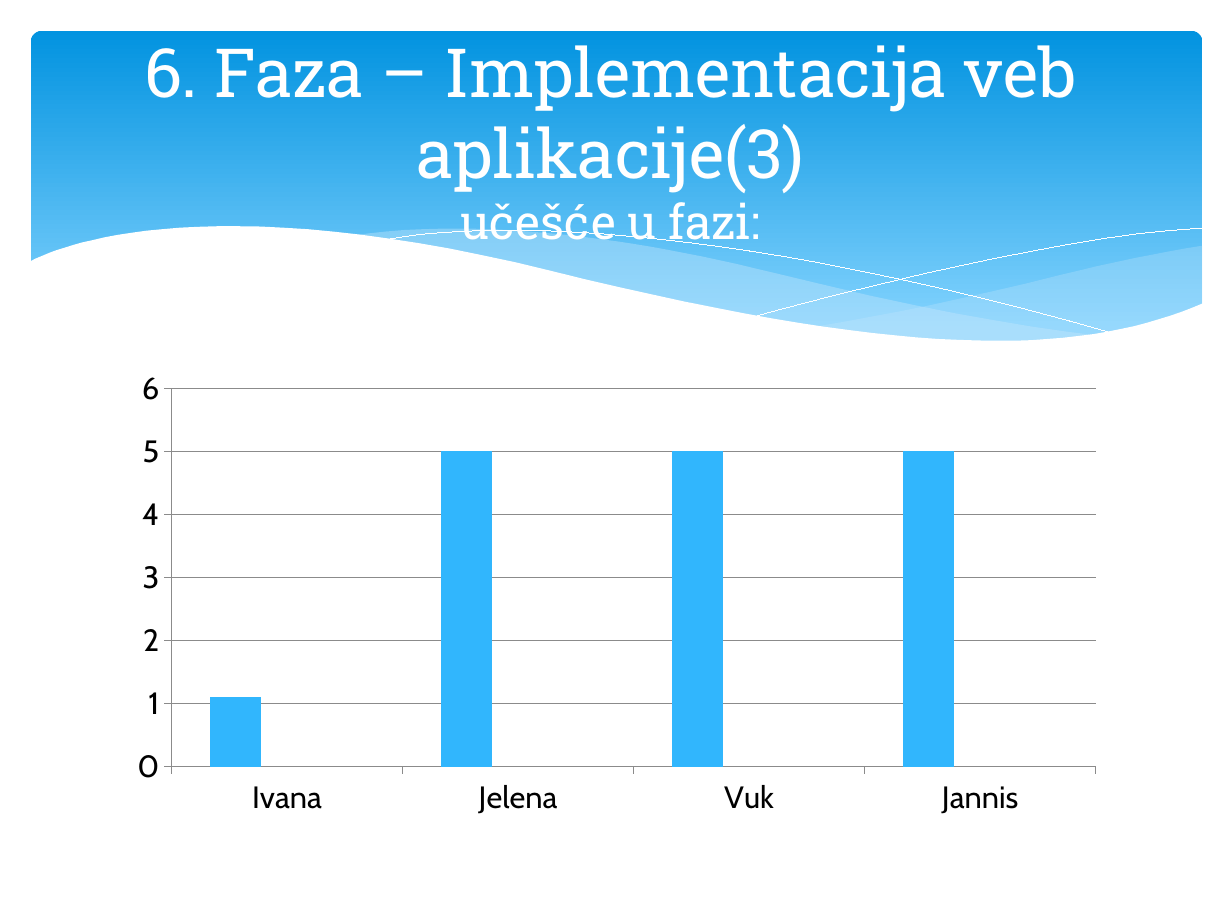
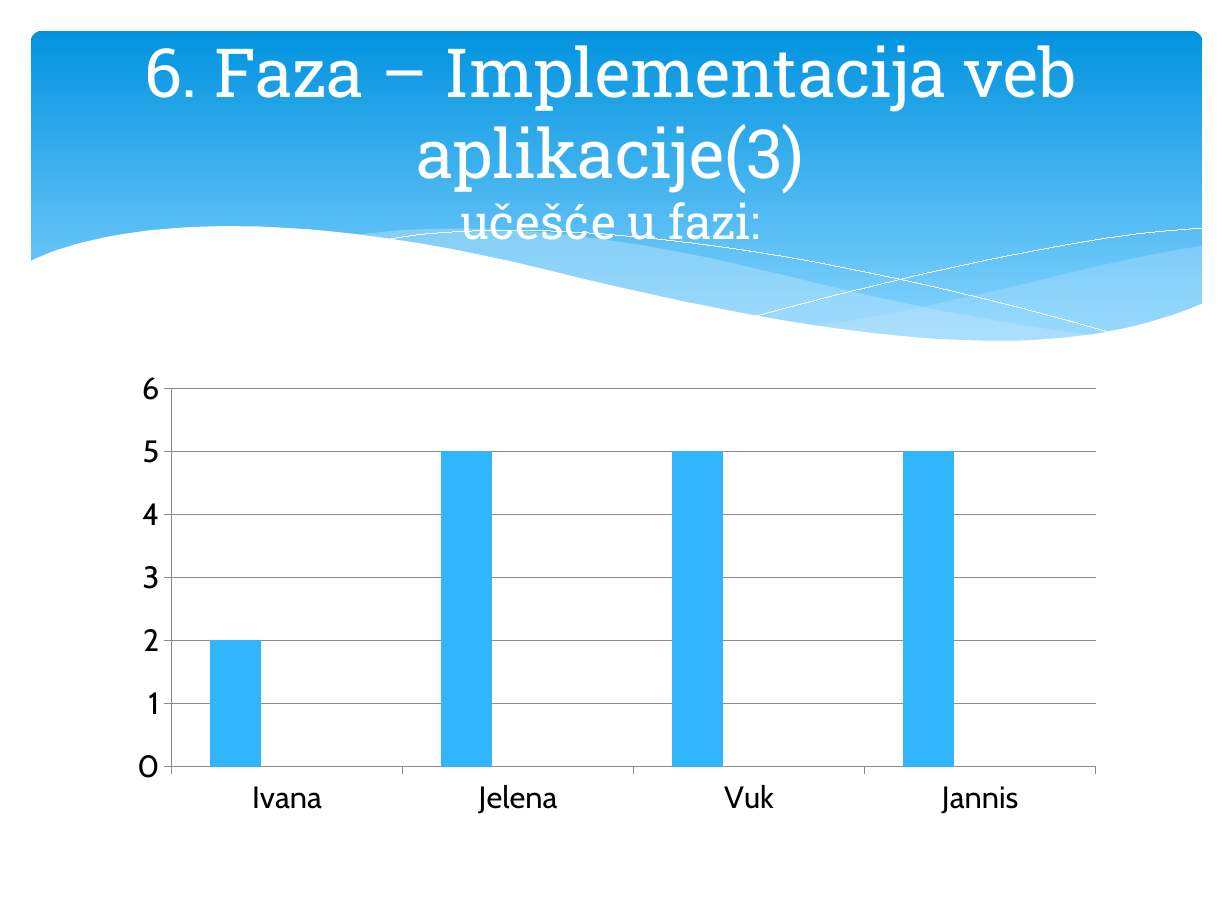
Before and after one commit to JoannisAr/3Geeks1Greek, a slide deck: slide 17 of 3-GEEKS-1-GREEK.pptx. Drawn at 1232x924 pixels with LibreOffice and Linux fonts; fonts in the diff are those of the drawing. Boxes give left, top, right and bottom in pixels: in the first picture for what was removed or moved away, otherwise in the second. Text is boxed around its words. In the diff, an @@ line names an element or a change of style, - is before the commit and + after.

```diff
--- a/3-GEEKS-1-GREEK.pptx
+++ b/3-GEEKS-1-GREEK.pptx
@@ column chart at [117, 361, 1115, 825] @@
@@ Series 1, Ivana: 1.1 to 2 @@
```
Also in this commit, not shown: 2 other slides changed.
